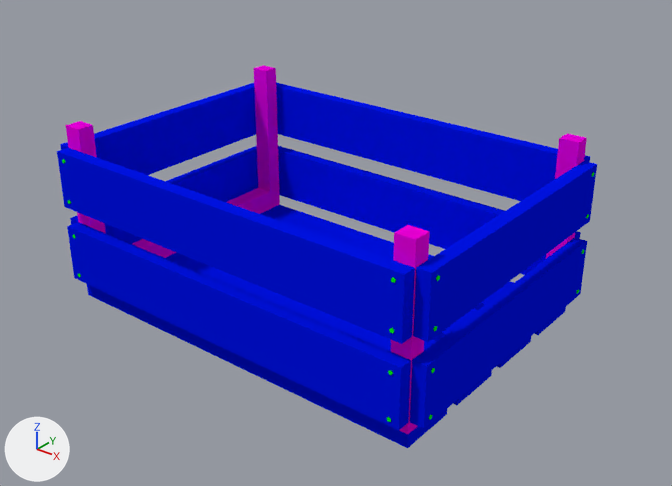
The Blender file 3d_assets/crate.blend: old version first, new version second.
Both versions are drawn from a 50 mm camera at (52.6, -63.7, 47.1) aimed at (2.2, -0.6, 8.0). Every picture has the same lights, and +X, +Y and +Z are marked at lower left.

Names of what the first picture shows: 'base', 'crate', 'nails'.
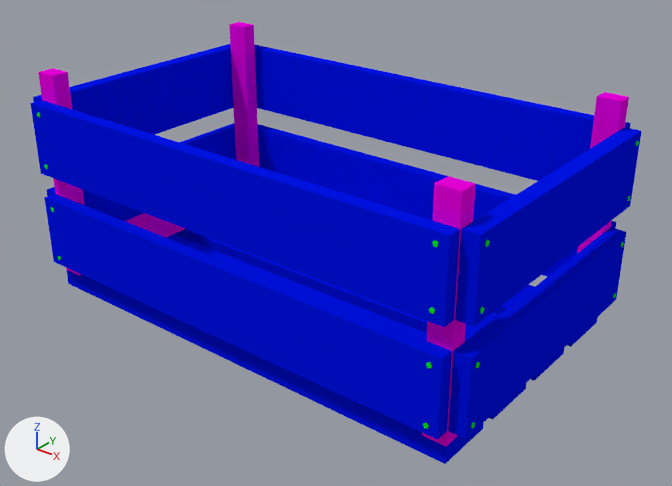
Pixel boxes [x1, y1, x2, y2] of what changed, in the pictures (672 x 486 px; the box of a moved part takes in the faces that stretch with it):
'crate', mesh rescaled (13% wider, 15% taller): before [57, 82, 597, 448]; after [30, 44, 641, 464]
'base', reshaped (13% wider, 15% taller): before [66, 65, 587, 435]; after [38, 22, 629, 446]
'nails', mesh rescaled (13% wider, 20% taller): before [62, 159, 594, 422]; after [37, 112, 639, 429]
part 2 of me_cube_000, moved or reshaped: before [391, 133, 587, 435]; after [422, 92, 629, 446]
part 3 of me_cube_000, moved or reshaped: before [66, 65, 280, 258]; after [38, 22, 259, 276]

The edits, one by one:
me_cube_002 has 96 vertices, 72 faces and spans x -21.3..21.4, y -15.2..15.1, z 0.4..16.4.
me_cube_002 is used by ob_crate; location (0.0, 0.0, 0.0).
me_cube_002 part 1: the whole mesh is scaled about the mesh origin by (1.17, 0.991, 1.24).
me_cube_000 has 32 vertices, 28 faces and spans x -20.0..20.0, y -13.9..13.7, z 1.6..18.6.
me_cube_000 is used by ob_base; location (0.0, 0.0, 0.0).
me_cube_000 part 2: the loose piece of 16 vertices spanning x 18.1..20.0, y -13.9..13.7, z 1.6..18.6 is scaled about the mesh origin by (1.17, 0.991, 1.24).
me_cube_000 part 3: the loose piece of 16 vertices spanning x -20.0..-18.1, y -13.9..13.7, z 1.6..18.6 is scaled about the mesh origin by (1.17, 0.991, 1.24).
me_cube_001 has 480 vertices, 336 faces and spans x -21.4..21.5, y -15.3..15.1, z 0.1..15.9.
me_cube_001 is used by ob_nails; location (0.0, 0.0, 0.0).
me_cube_001 part 4: the whole mesh is scaled about the mesh origin by (1.17, 0.991, 1.24).
